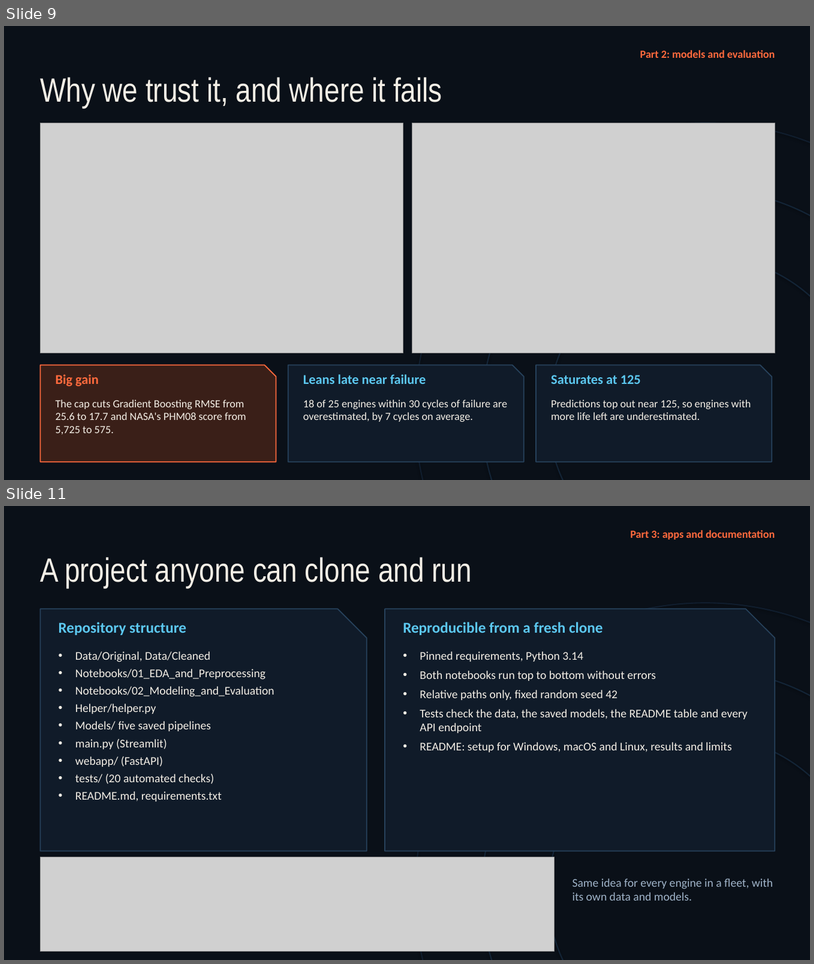
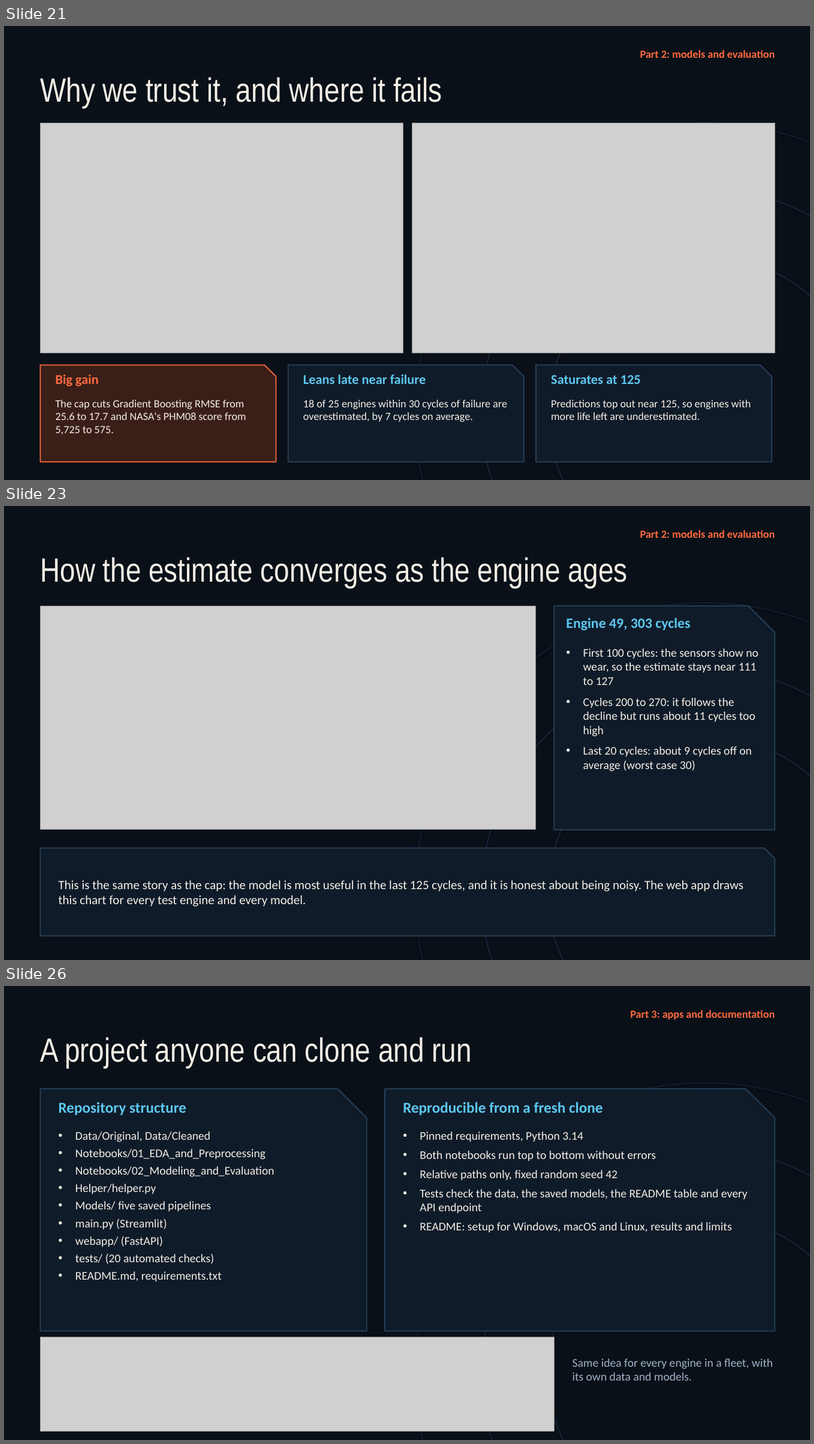
Before and after one commit to Shog7777/engine-rul-project, a slide deck: Presentation/Engine-RUL-Presentation.pptx. Shown one above the other, each under a label of ours: slides 9 and 11 before the commit, slides 21, 23 and 26 after it; the slides between them are not shown. The pictures are 814x964 and 814x1444 pixels, drawn with LibreOffice and Linux fonts; fonts in the diff are those of the drawing; grey boxes stand for pictures. Boxes give left, top, right and bottom in pixels: in the first picture for what was removed or moved away, otherwise in the second. Text is boxed around its words. In the diff, an @@ line names an element or a change of style, - is before the commit and + after.

Commit message:
Presentation: merge the first teammate's slides with ours into one 27-slide deck in a single design

```diff
--- a/Presentation/Engine-RUL-Presentation.pptx
+++ b/Presentation/Engine-RUL-Presentation.pptx
@@ slide 23 added at (x1=4, y1=506, x2=810, y2=960), background #0A1018 @@
@@ text added at (x1=641, y1=530, x2=775, y2=538), 13 pt, text #FF6A3D, bold @@
+Part 2: models and evaluation
@@ text added at (x1=40, y1=557, x2=628, y2=588), 40 pt, text #F4EFE6 @@
+How the estimate converges as the engine ages
@@ picture added at (x1=40, y1=606, x2=536, y2=829) @@
@@ ellipse added at (x1=416, y1=603, x2=810, y2=960), outline #101D2D 1.5 pt @@
@@ snip rect added at (x1=555, y1=606, x2=776, y2=829), fill #101B29, outline #27425C 1.25 pt @@
@@ text added at (x1=566, y1=618, x2=690, y2=630), 17 pt, text #5CC8F0, bold @@
+Engine 49, 303 cycles
@@ text added at (x1=584, y1=648, x2=759, y2=771), 14 pt, text #F4EFE6 @@
+• First 100 cycles: the sensors show no wear, so the estimate stays near 111 to 127
+• Cycles 200 to 270: it follows the decline but runs about 11 cycles too high
+• Last 20 cycles: about 9 cycles off on average (worst case 30)
@@ ellipse added at (x1=482, y1=669, x2=810, y2=960), outline #132436 1.5 pt @@
@@ ellipse added at (x1=548, y1=736, x2=810, y2=960), outline #132436 1.5 pt @@
@@ snip rect added at (x1=40, y1=848, x2=776, y2=936), fill #101B29, outline #27425C 1.25 pt @@
@@ text added at (x1=59, y1=880, x2=744, y2=906), 15 pt, text #F4EFE6 @@
+This is the same story as the cap: the model is most useful in the last 125 cycles, and it is honest about being noisy. The web app draws this chart for every test engine and every model.
@@ what was slide 9 is now slide 21 @@
@@ what was slide 11 is now slide 26 @@
```
Also in this commit, not shown: 5 slides changed, 16 other slides added, 2 slides removed, 1 other file.
